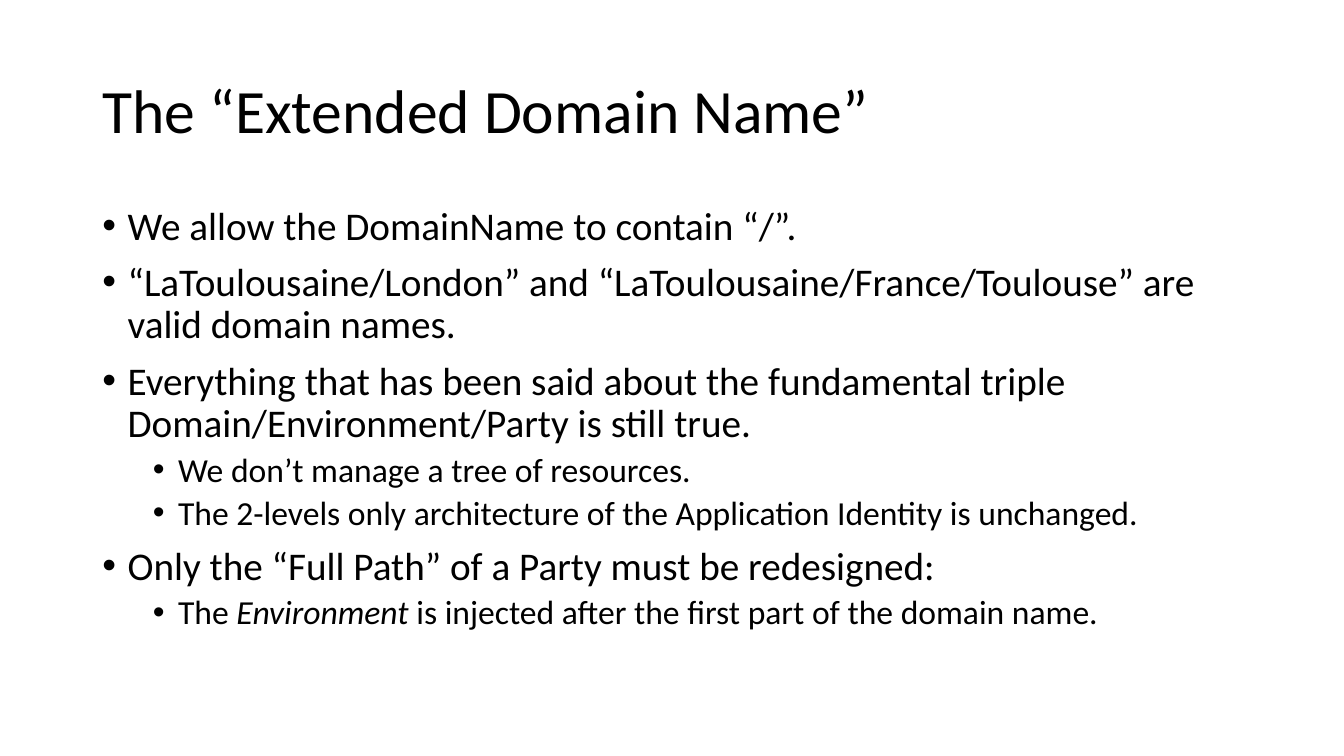
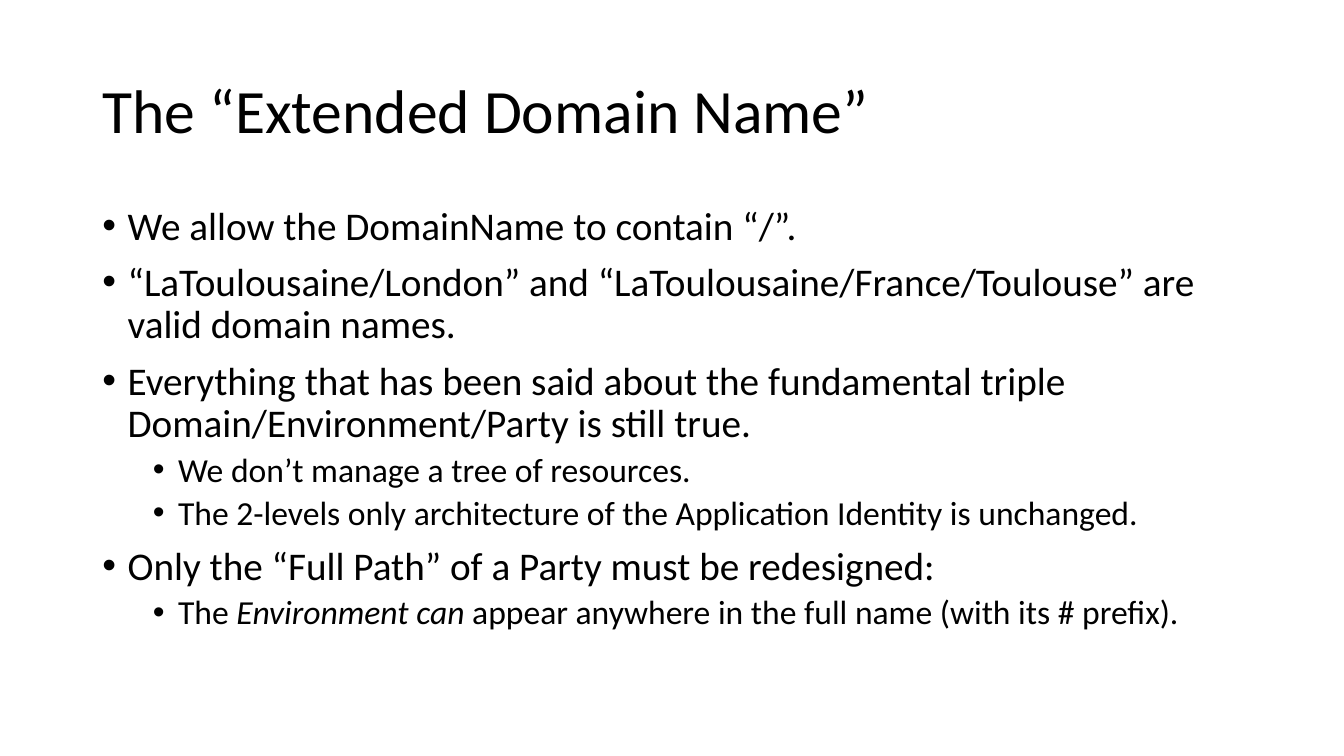
Before and after one commit to signature-opensource/CK-AppIdentity-Transport, a slide deck: slide 15 of Doc/CK-AppIdentity.pptx. Drawn at 1344x756 pixels with LibreOffice and Linux fonts; fonts in the diff are those of the drawing. Boxes give left, top, right and bottom in pixels: in the first picture for what was removed or moved away, otherwise in the second. Text is boxed around its words. In the diff, an @@ line names an element or a change of style, - is before the commit and + after.

```diff
--- a/Doc/CK-AppIdentity.pptx
+++ b/Doc/CK-AppIdentity.pptx
@@ text at (178, 599, 1178, 630): text changed @@
-  • The Environment is injected after the first part of the domain name.
+  • The Environment can appear anywhere in the full name (with its # prefix).
```
Also in this commit, not shown: 13 other slides changed, 2 slides added, 19 other files.
